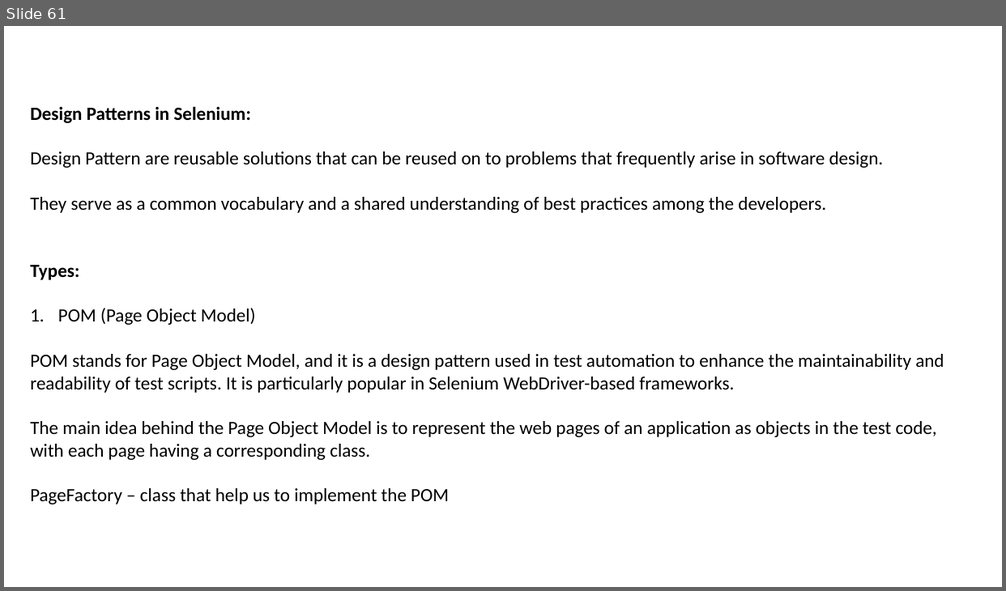
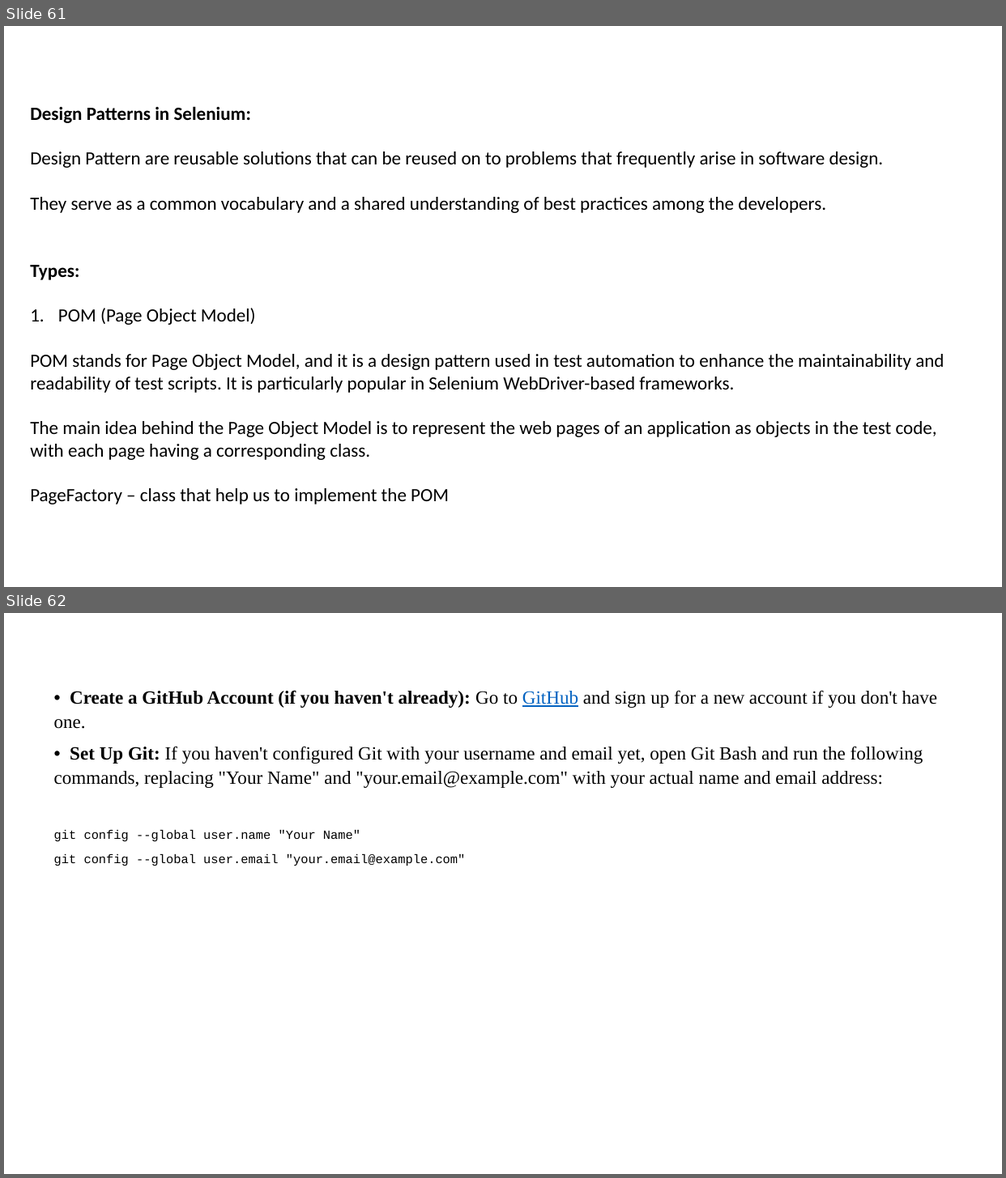
Before and after one commit to SoorajSundar1505/seleniumTraining, a slide deck: Selenium.pptx. Shown one above the other, each under a label of ours: slide 61 before the commit, slides 61 and 62 after it. The pictures are 1006x591 and 1006x1178 pixels, drawn with LibreOffice and Linux fonts; fonts in the diff are those of the drawing. Boxes give left, top, right and bottom in pixels: in the first picture for what was removed or moved away, otherwise in the second. Text is boxed around its words. In the diff, an @@ line names an element or a change of style, - is before the commit and + after.

```diff
--- a/Selenium.pptx
+++ b/Selenium.pptx
@@ slide 62 added at bbox=[4, 613, 1002, 1174], background #FFFFFF @@
@@ text added at bbox=[54, 690, 938, 867], 18 pt, text #000000 @@
+• Create a GitHub Account (if you haven't already): Go to GitHub and sign up for a new account if you don't have one.
+• Set Up Git: If you haven't configured Git with your username and email yet, open Git Bash and run the following commands, replacing "Your Name" and "your.email@example.com" with your actual name and email address:
+git config --global user.name "Your Name"
+git config --global user.email "your.email@example.com"
```
Also in this commit, not shown: 1 other slide added.
